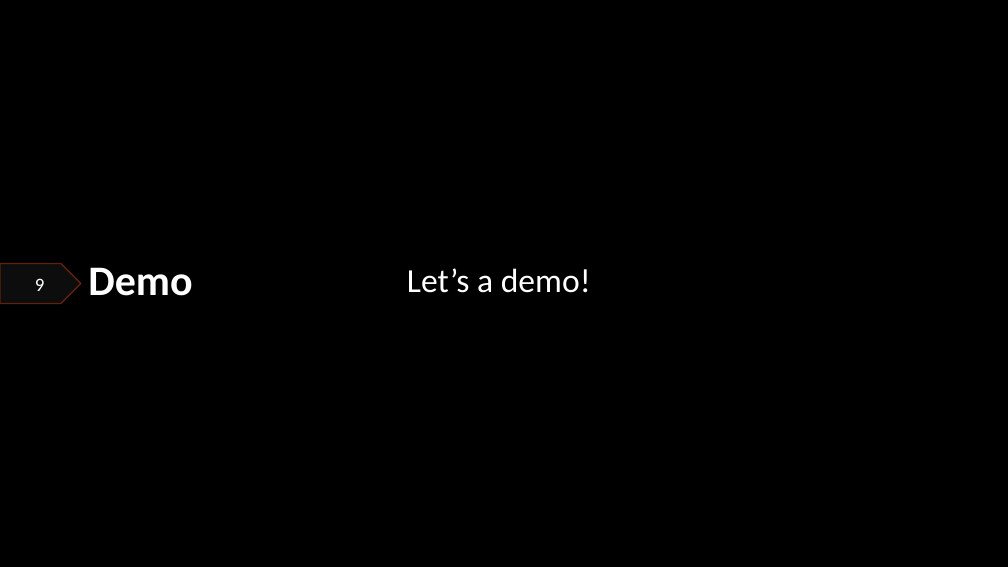
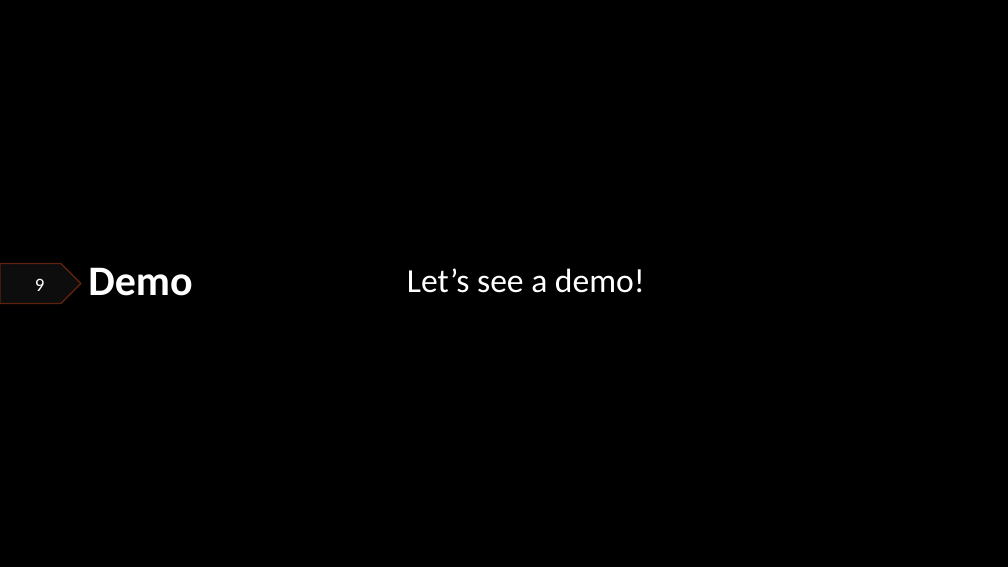
Before and after one commit to popovic01/AwesomeTournament, a slide deck: slide 9 of homework-2/Presentazione.pptx. Drawn at 1008x567 pixels with LibreOffice and Linux fonts; fonts in the diff are those of the drawing; background and template pictures are left out. Boxes give left, top, right and bottom in pixels: in the first picture for what was removed or moved away, otherwise in the second. Text is boxed around its words. In the diff, an @@ line names an element or a change of style, - is before the commit and + after.

```diff
--- a/homework-2/Presentazione.pptx
+++ b/homework-2/Presentazione.pptx
@@ text at <box>407,268,645,293</box>: text changed @@
-Let’s a demo!
+Let’s see a demo!
```
Also in this commit, not shown: 5 other slides changed.
